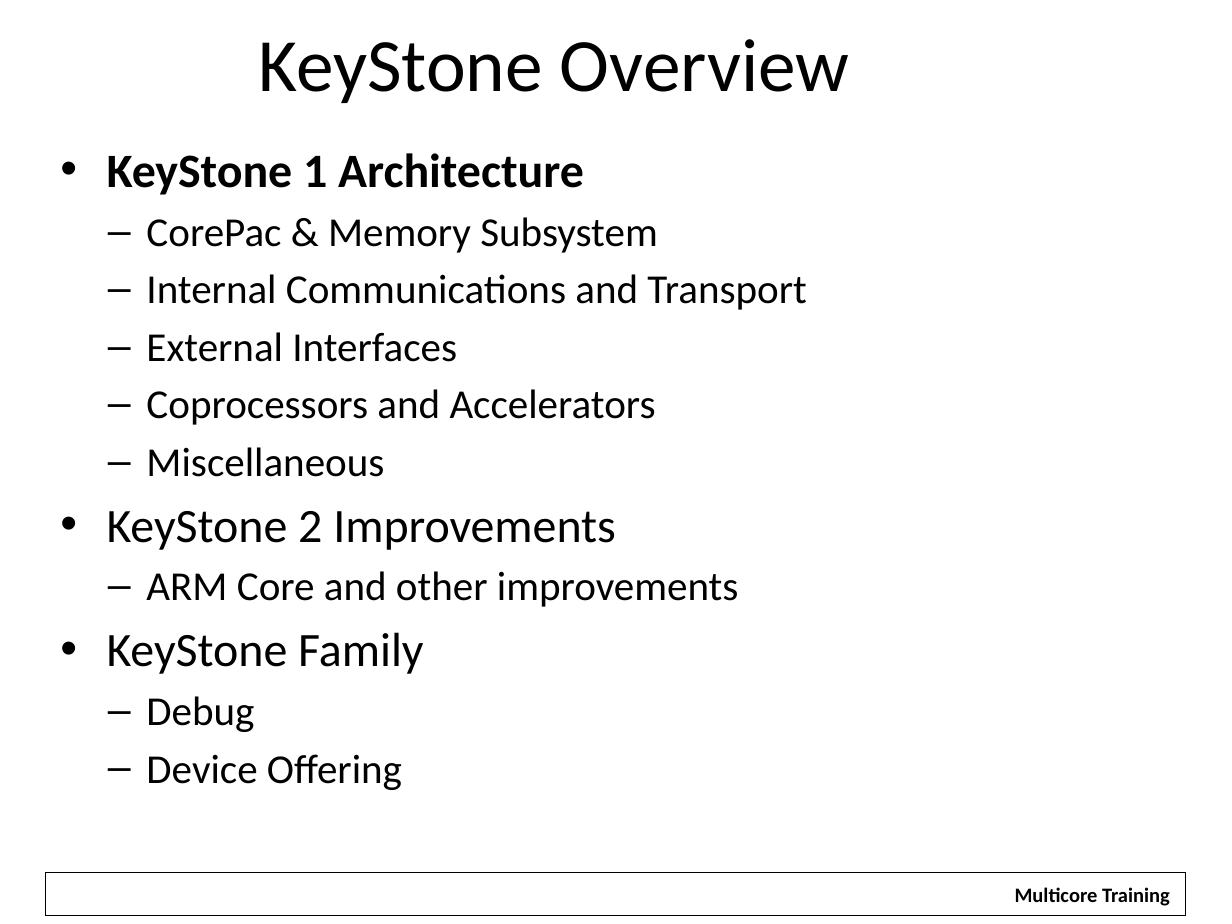
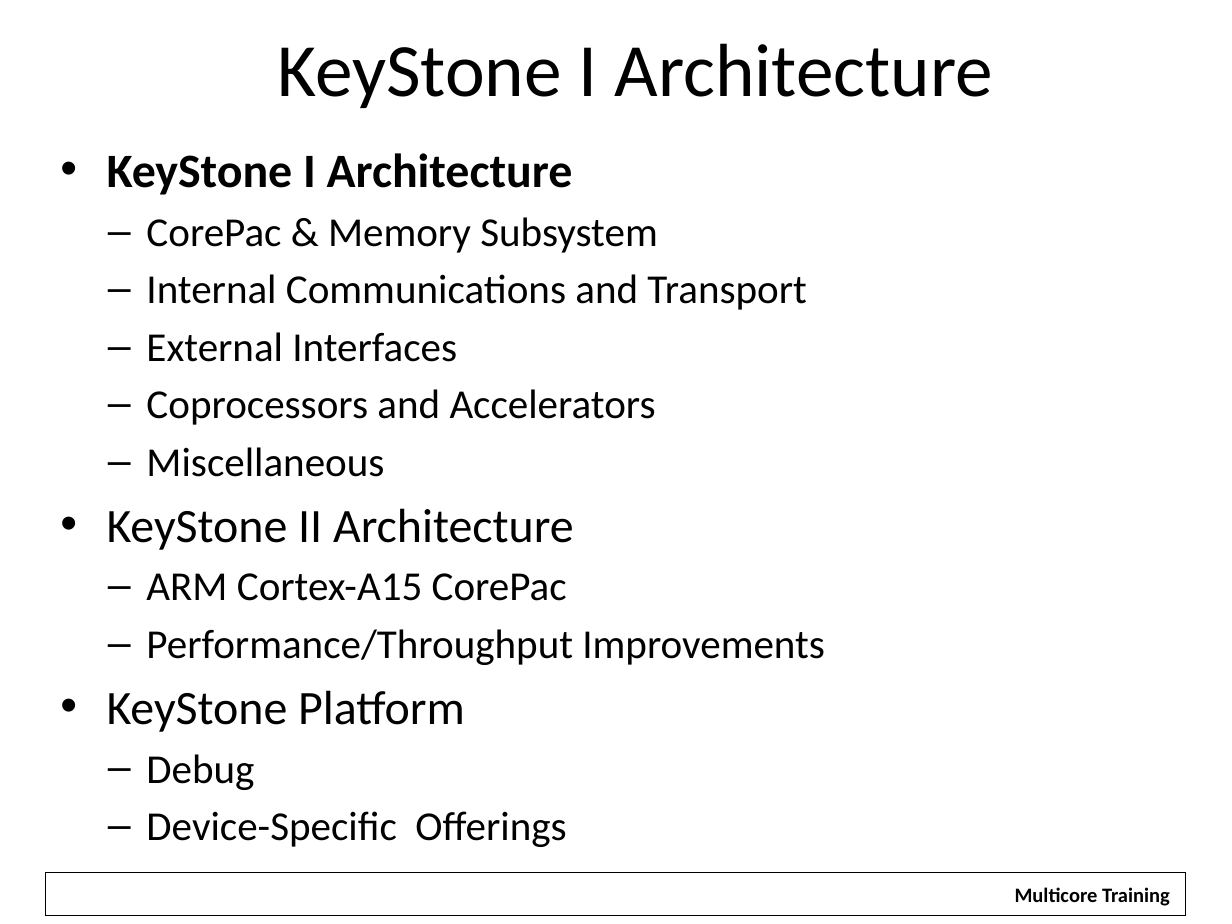
Before and after one commit to hari1989/keystone-workshop, a slide deck: slide 3 of preliminary/Working/presentations/KeyStone SoC Overview.pptx (slide 2 before the commit). Drawn at 1232x924 pixels with LibreOffice and Linux fonts; fonts in the diff are those of the drawing; background and template pictures are left out. Boxes give left, top, right and bottom in pixels: in the first picture for what was removed or moved away, otherwise in the second. Text is boxed around its words. In the diff, an @@ line names an element or a change of style, - is before the commit and + after.

```diff
--- a/preliminary/Working/presentations/KeyStone SoC Overview.pptx
+++ b/preliminary/Working/presentations/KeyStone SoC Overview.pptx
@@ title at box(277, 43, 993, 108): text changed @@
-KeyStone Overview
+KeyStone I Architecture
@@ text at box(107, 153, 573, 195): text changed @@
-• KeyStone 1 Architecture
+• KeyStone I Architecture
@@ text at box(107, 508, 825, 732): text changed; size 28 to 24 pt @@
-• KeyStone 2 Improvements
-  – ARM Core and other improvements
-• KeyStone Family
+• KeyStone II Architecture
+  – ARM Cortex-A15 CorePac
+  – Performance/Throughput Improvements
+• KeyStone Platform
@@ text at box(146, 811, 566, 847): text changed @@
-  – Device Offering
+  – Device-Specific Offerings
```
Also in this commit, not shown: 8 other slides changed, 1 slide added.
